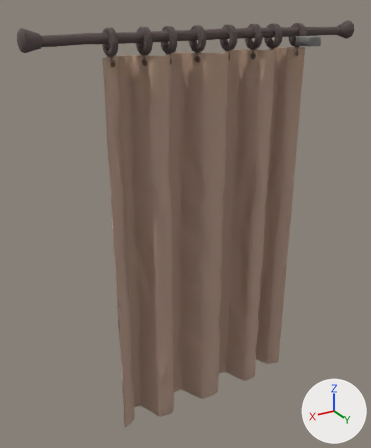
An edit to the glTF model export/decor_curtain_idle.glb, drawn before and after from the same camera.
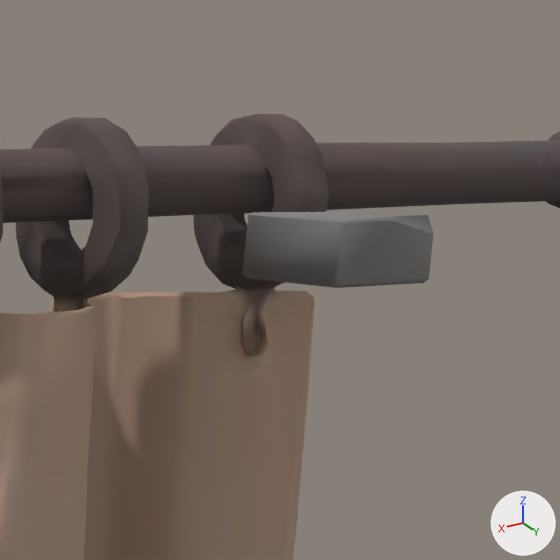
Each version appears first whole from a 50 mm camera at (1.331, 1.773, 2.081) aimed at (0.114, -0.255, 1.067), and next in a close-up on the part from 71% to 91% of the width and 2% to 19% of the height. Arrows for +X, +Y and +Z are at lower right; the lights stay in place. The first two pictures are the older version. Vertices at exactly the same position are counted once.

Names of what the first close-up shows: 'tripo_node_44185cf8-45fb-4749-959e-fef5fcd05cae'.
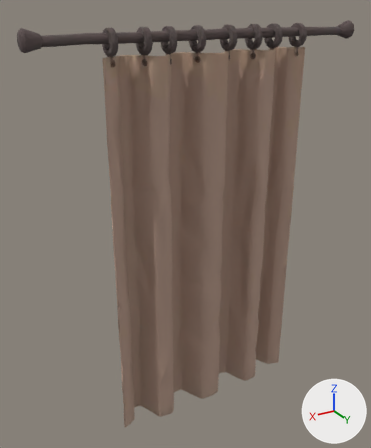
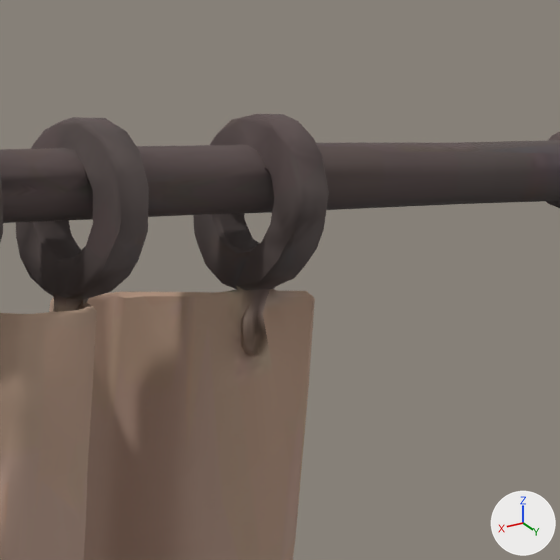
Location of each change, [x1, y1, x2, y2] in pixels of the close-ups (560 x 560 px):
part 1 of me_tripo_mesh_44185cf8_45fb_4749_959e_fef5fcd05cae, deleted
    before: [242, 212, 433, 288]

The change, as a list of edits to the scene's bpy script:
```text
Change me_tripo_mesh_44185cf8_45fb_4749_959e_fef5fcd05cae:
    used by ob_tripo_node_44185cf8_45fb_4749_959e_fef5fcd05cae; location = (0.0, 0.0, 0.0)
    remove me_tripo_mesh_44185cf8_45fb_4749_959e_fef5fcd05cae.from_pydata(...)  # 7318 vertices, 14700 faces; spans x -0.83..0.83, y -0.31..0.0, z 0.0..2.0
    add me_tripo_mesh_44185cf8_45fb_4749_959e_fef5fcd05cae.from_pydata(...)  # 7293 vertices, 14654 faces; spans x -0.83..0.83, y -0.31..-0.14, z 0.0..2.0
    me_tripo_mesh_44185cf8_45fb_4749_959e_fef5fcd05cae part 1: the loose piece of 25 vertices spanning x -0.44..-0.36, y -0.08..0.0, z 1.9..1.94 is deleted
```
